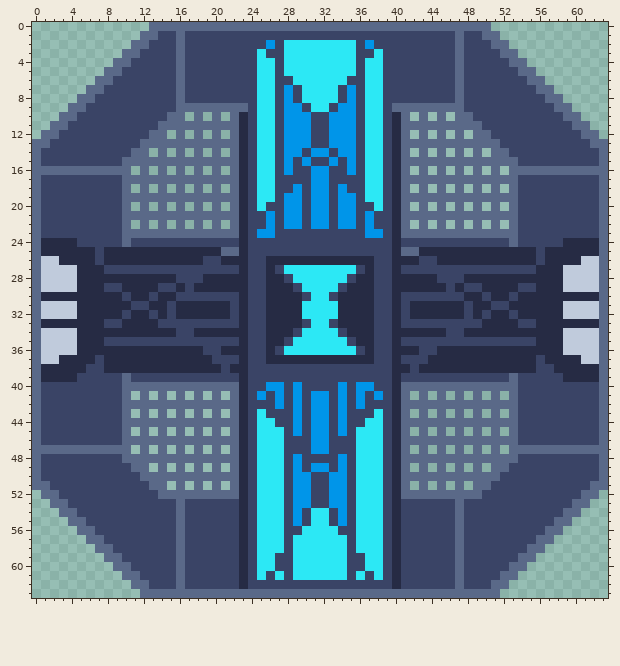
Two states of a pixel-art sprite, raw/power_station.png. The picture above was drawn from the file before the commit.
The file is 64x64 pixels.
After:
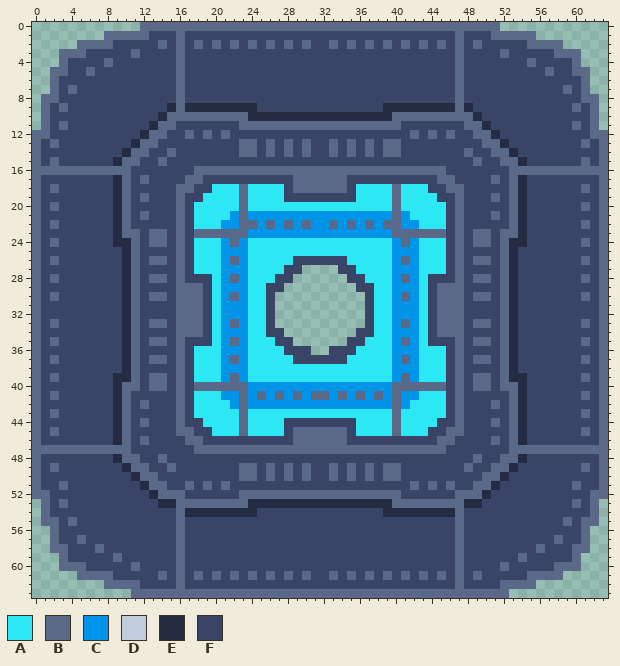
Palette (. is transparent): A #2ce8f5  B #5a6988  C #0095e9  D #c0cbdc  E #262b44  F #3a4466
The edit:
Changed rows in their new state; - is an unchanged pixel.
first column x 0:
 0 ------------B--------------------------------------B------------
 1 --------BBBB-F------------------------------------F-BBBB--------
 2 -----BBBBFFFF-B---B-B-B-B-B-BFBFFBFB-B-B-B-B-B---B-FFFFBBBB-----
 3 ---BBBFFFFF--------------F--FFFFFFFF--F--------------FFFFFBBB---
 4 ---BFFFFBFF--------------FF-FFFFFFFF-FF--------------FFBFFFFB---
 5 --BBFFBFFF---------------FF-FFFFFFFF-FF---------------FFFBFFBB--
 6 --BFFFFFF----------------FF--FFFFFF--FF----------------FFFFFFB--
 7 --BFBFFF-----------------FF-F-FFFF-F-FF-----------------FFFBFB--
 8 -BBFFFF------------------FF-F-FFFF-F-FF------------------FFFFBB-
 9 -BFBFF---------E-EEEEEEEEFF-FF-FF-FF-FFEEEEEEEE-E---------FFBFB-
10 -BFFF---------E--B-B-B-BEEEEEEEEEEEEEEEEB-B-B-B--E---------FFFB-
11 -BF----------E--FFFFFFFBBBBBBBBBBBBBBBBBBFFFFFFF--E----------FB-
12 B-F---------E--FFBFBFBFF-FF-FFF--FFF-FF-FFBFBFBFF--E---------F-B
13 -FB--------E--FFFFFFFFFBBFB-BFB--BFB-BFBBFFFFFFFFF--E--------BF-
14 ----------E--FFBFFFFFFFBBFB-BFBFFBFB-BFBBFFFFFFFBFF--E----------
15 --B------E--FF-FFFFFFFFF-FF-F-F--F-F-FF-FFFFFFFFF-FF--E------B--
16 -----------FFFFFFF-B-B-BBBBBBBBBBBBBBBBBB-B-B-FFFFFFF-----------
17 ---------E-F-FFFF--FFFFF-FF--BBBBBB--FF-FFFFF--FFFF-F-E---------
18 --B------E-FFFFF-BFFAAABA--A-BBBBBB-A--ABAAAFFB-FFFFF-E------B--
19 ---------E-F-FFF-FFAAAABA--AFF-FF-FFA--ABAAAAFF-FFF-F-E---------
20 --B------E-FFFFF-FAAAAABA-AAAAAAAAAAAA-ABAAAAAF-FFFFF-E------B--
21 ---------E-F-FFF-FAAAACBCC-C--C--C--C-CCBCAAAAF-FFF-F-E---------
22 --B------E-FFFFF-FAAACCBBCBCB-B--B-BCBCBBCCAAAF-FFFFF-E------B--
23 ---------E--F--F-F-----BC--CCCCCCCCCC--CB-----F-F--F--E---------
24 -FBFF----EEB-BB-B-AAACBCAAAAAAAAAAAAAAAACBCAAA-B-BB-BEE----FFBF-
25 -FFFFFF-FF-BFFFFBFAAACCCAAAAAAAAAAAAAAAACCCAAAFBFFFFB-FF-FFFFFF-
26 -FBFFFF-FF-BFBBFBFAAACBCAAAAAFFFFFFAAAAACBCAAAFBFBBFB-FF-FFFFBF-
27 -FFFFFFF--EB----B-AAACCCAAAAFF....FFAAAACCCAAA-B----BE--FFFFFFF-
28 -FBFFFFFFF-BFBBFB--FACBCAAAF-......-FAAACBCAF--BFBBFB-FFFFFFFBF-
29 -FFFFFFF---BFF--BBBFACCCAAFF........FFAACCCAFBBB--FFB---FFFFFFF-
30 -FBFFFFFFFEBFBBFBBB-ACBCAAF..........FAACBCA-BBBFBBFBEFFFFFFFBF-
31 -FFFFFFFFF-B-FF-BBBFACCCAAF..........FAACCCAFBBB-FF-B-FFFFFFFFF-
32 -FFFFFFFFFEBF-F-BBBFACCCAAF..........FAACCCAFBBB-F-FBEFFFFFFFFF-
33 -FBFFFFF---BFBB-BBB-ACBCAAF..........FAACBCA-BBB-BBFB---FFFFFBF-
34 -FFFFFFFFF-BFFFFBBBFACCCAAFF........FFAACCCAFBBBFFFFB-FFFFFFFFF-
35 -FBFFFFF--EB-BB-B---ACBCAAAF-......-FAAACBCA---B-BB-BE--FFFFFBF-
36 -FFFFFFFFF-BFFFFBFAAACCCAAAAFFF..FFFAAAACCCAAAFBFFFFB-FFFFFFFFF-
37 -FBFFFF-FF-BFBBFBFAAACBCAAAAAFFFFFFAAAAACBCAAAFBFBBFB-FF-FFFFBF-
38 -FFFFF--FF-BFFFFBFAAACCCAAAAAAAAAAAAAAAACCCAAAFBFFFFB-FF--FFFFF-
39 -FBFF----EEB-BB-B-AAACBCAAAAAAAAAAAAAAAACBCAAA-B-BB-BEE----FFBF-
40 ---------E--F--F-F-----BCC--C-CCCC-C--CCB-----F-F--F--E---------
41 --B------E-FFFFF-FAAACCBCBCBCBCBBCBCBCBCBCCAAAF-FFFFF-E------B--
42 ---------E-F-FFF-FAAAACBCCC-C-C--C-C-CCCBCAAAAF-FFF-F-E---------
43 --B------E-FFFFF-FAAAAABA-AAAAAAAAAAAA-ABAAAAAF-FFFFF-E------B--
44 ---------E-F-FFF-FFAAAABA--A-F-FF-F-A--ABAAAAFF-FFF-F-E---------
45 --B------E-FFFFF-BFFAAABA----BBBBBB----ABAAAFFB-FFFFF-E------B--
46 ---------E-F-FFFF--FFFFF-FFF-BBBBBB-FFF-FFFFF--FFFF-F-E---------
47 -----------FFFFFFF-B-B-BBBBBBBBBBBBBBBBBB-B-B-FFFFFFF-----------
48 ---------E--FF-FFFFFFFFF-FFF-F----F-FFF-FFFFFFFFF-FF--E---------
49 --B-------E--FFBFFFFFFFBBFBFBFBFFBFBFBFBBFFFFFFFBFF--E-------B--
50 -----------E--FFFFFFFFFBBFBFBFB--BFBFBFBBFFFFFFFFF--E-----------
51 -F-B--------E--FFBFBFBFF-FFF-FF--FF-FFF-FFBFBFBFF--E--------B-F-
52 B-F----------E---FFFFFFBBBBBBBBBBBBBBBBBBFFFFFF---E----------F-B
53 -BF-----------EE-BBBBBBBEEEEEEEEEEEEEEEEBBBBBBB-EE-----------FB-
54 -BFFF------------EEEEEE-EFFF-F-FF-F-FFFE-EEEEEE------------FFFB-
55 -BBF-F-----------------F-FFF-F-FF-F-FFF-F-----------------F-FBB-
56 --BFFFF----------------F-FFF--FFFF--FFF-F----------------FFFFB--
57 --BFFBFF---------------F-FFF-FFFFFF-FFF-F---------------FFBFFB--
58 --BBFFF-F--------------F-FFF-FFFFFF-FFF-F--------------F-FFFBB--
59 ---BFFFFF--------------F-FF--FFFFFF--FF-F--------------FFFFFB---
60 ---BBBFFFFFB-----------F-FF--FFFFFF--FF-F-----------BFFFFFBBB---
61 -----BBBBFFF--B---B-B-BFBFBFBFBFFBFBFBFBFB-B-B---B--FFFBBBB-----
62 --------BBB-F----------F----------------F----------F-BBB--------
63 -----------B----------------------------------------B-----------
Boxes around the changes in both pictures, in picture pixels (x1, y1, x2, y2):
changed: (32, 22, 608, 598)
